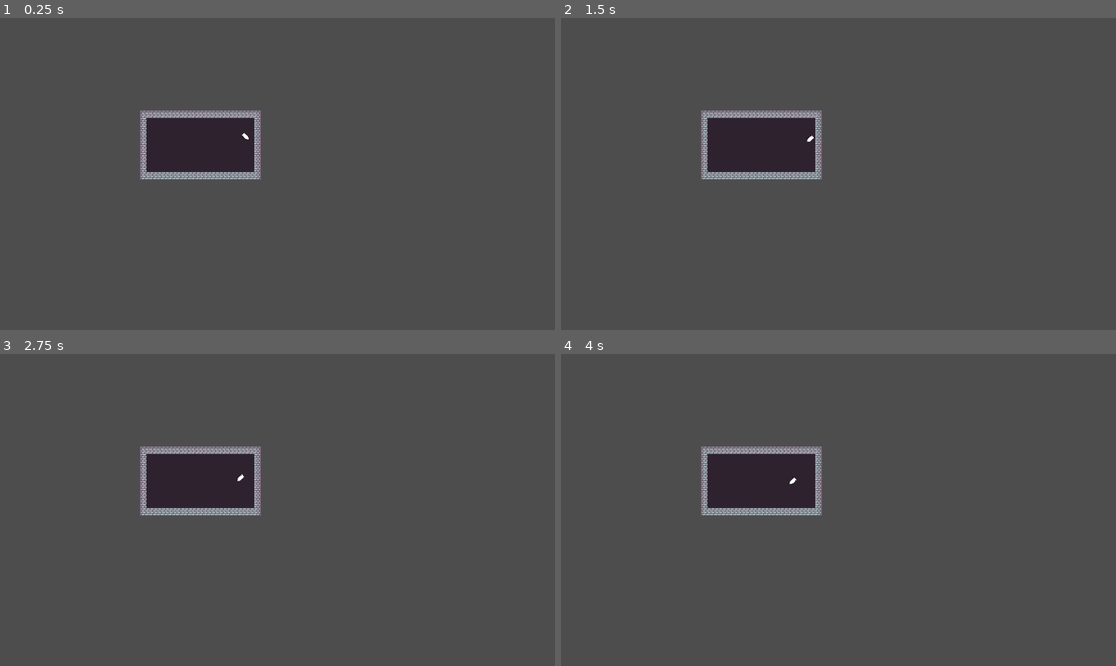
Above: before the commit, frames 1-4 (two rows, left to right).
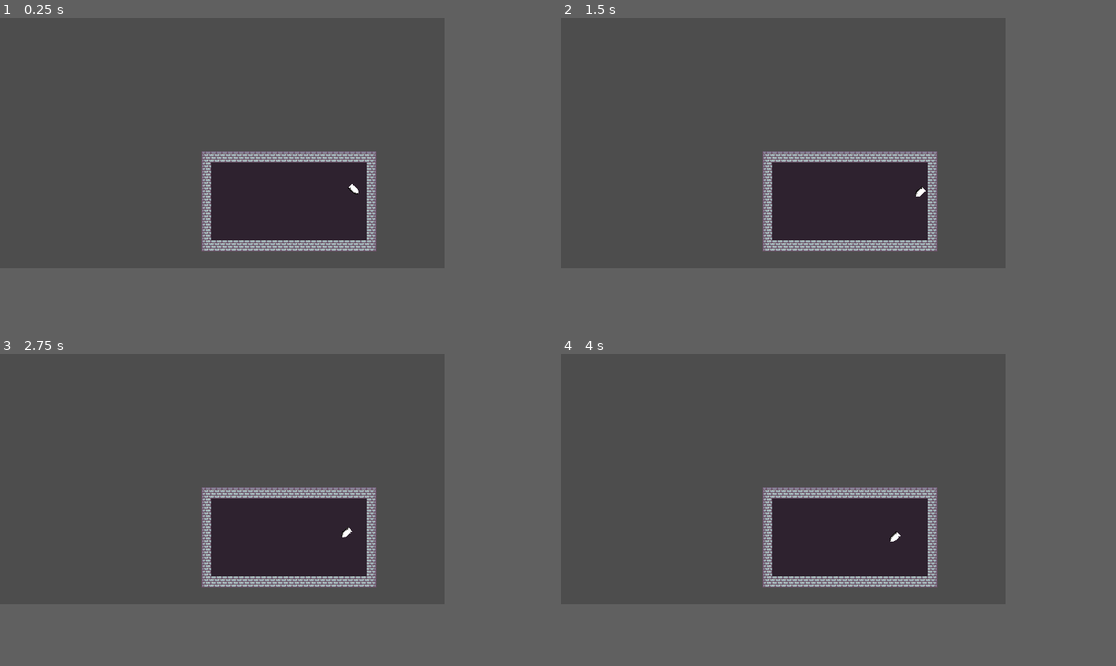
Above: after the commit, the same moments.

Repository: Thomas-Fortier/PirateJam2025
Game: Godot game, scene res://levels/playground_jon.tscn
Same seed, same stepped clock (60 frames per second), same inputs: the game is played once before the commit and once after it.
Inputs:
- Up to frame 1 (0.25 s): no input
- Up to frame 2 (1.5 s): no input
- Up to frame 3 (2.75 s): no input
- Up to frame 4 (4 s): tap Enter at 3.5 s
In our replay, the window is 799x449 before the commit and 640x360 after it. These sizes can differ from the game's own. Grey fills any space a smaller window leaves; there, only what the larger window draws over its background counts as a difference.

The runs differ from the first frame. In frame 1, 14% of the frame differs, in the area x 25-68%, y 29-75%; in frame 2, 14%; in frame 3, 14%; in frame 4, 14%.

Commit message:
Changed viewport

Diff:
--- a/src/project.godot
+++ b/src/project.godot
@@ -14,3 +14,11 @@
 run/main_scene="res://levels/playground_jon.tscn"
 config/features=PackedStringArray("4.3", "Forward Plus")
 config/icon="res://icon.svg"
+
+[display]
+
+window/size/viewport_width=640
+window/size/viewport_height=360
+window/size/mode=3
+window/stretch/mode="viewport"
+window/stretch/aspect="keep_height"
